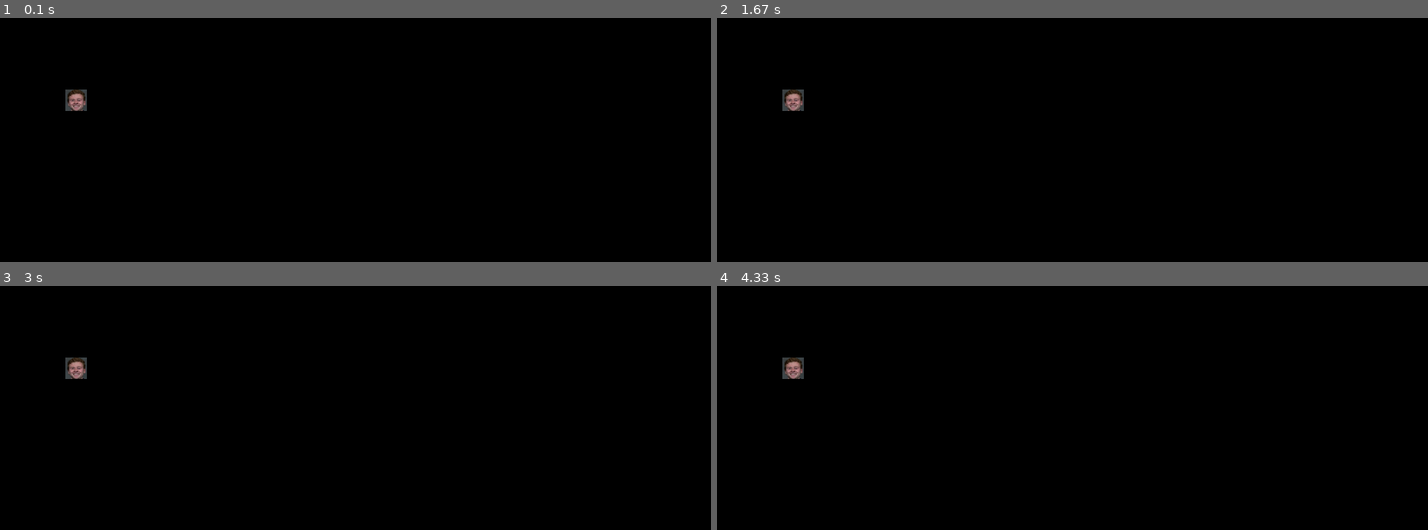
Above: before the commit, frames 1-4 (two rows, left to right).
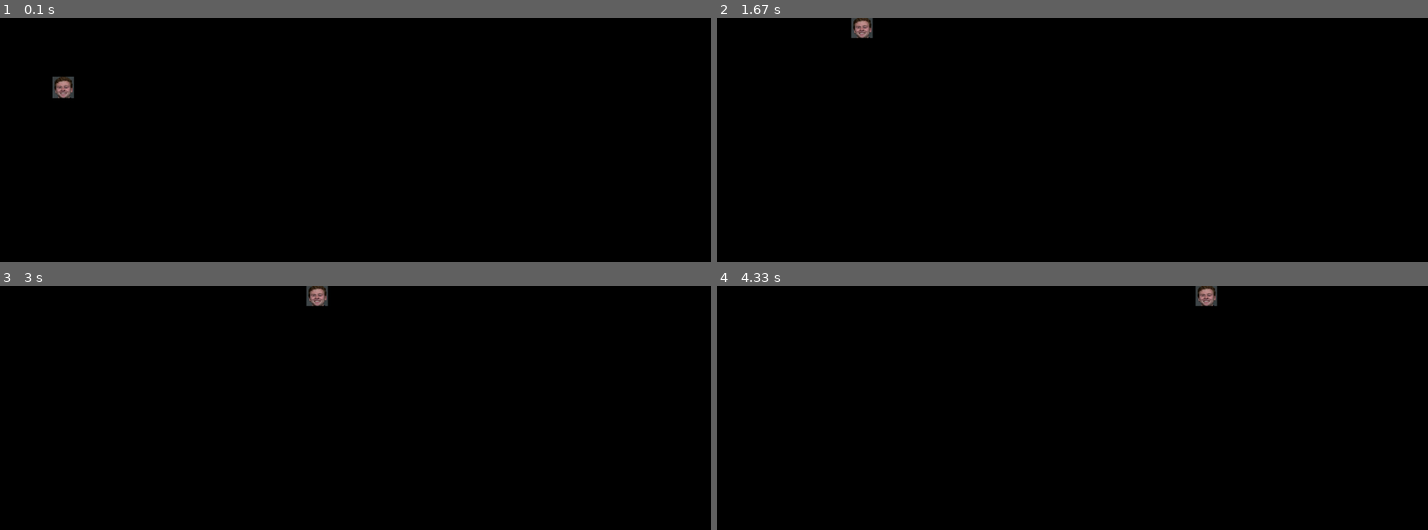
Above: after the commit, the same moments.

Repository: mmcbrien3/MLBS_FinalProject
Game: pygame game, started from src/game/main.py
Same seed, same stepped clock (60 frames per second), same inputs: the game is played once before the commit and once after it.
Inputs:
- Up to frame 1 (0.1 s): no input
- Up to frame 2 (1.67 s): no input
- Up to frame 3 (3 s): no input
- Up to frame 4 (4.33 s): no input

The runs differ from the first frame. In frame 1, 0.5% of the frame differs, in the area x 7-13%, y 24-39%; in frame 2, 0.5%; in frame 3, 0.5%, in the area x 9-47%, y 0-39%; in frame 4, 0.5%.

Commit message:
added bouncing off walls

Diff:
--- a/src/game/ball.py
+++ b/src/game/ball.py
@@ -1,9 +1,15 @@
 import pygame as pg
 import asset_getter
+import random
 
 class Ball(pg.sprite.Sprite):
 
     SIZE = (30, 30)
+    BOUNCE_LEFT = "left"
+    BOUNCE_RIGHT = "right"
+    BOUNCE_TOP = "top"
+    BOUNCE_BOTTOM = "bottom"
+
     def __init__(self):
         super().__init__()
         self.image = pg.transform.scale(pg.image.load(asset_getter.get_asset("munns.png")), self.SIZE)
@@ -11,8 +17,43 @@
         self.rect.x = 100
         self.rect.y = 100
 
+        self.velocity = [random.randint(-5, 5), random.randint(-5, 5)]
+
+    def _check_on_boundary(self):
+        if self.rect.x - 0 <= 0:
+            return self.BOUNCE_LEFT
+        if self.rect.x + self.SIZE[0] >= 1000:
+            return self.BOUNCE_RIGHT
+        if self.rect.y - 0 <= 0:
+            return self.BOUNCE_TOP
+        if self.rect.y + self.SIZE[1] >= 600:
+            return self.BOUNCE_BOTTOM
+
+    def bounce(self, collider_velocity, type):
+        dx = collider_velocity[0]
+        dy = collider_velocity[1]
+        if type == self.BOUNCE_TOP:
+            dx += self.velocity[0]
+            dy += -self.velocity[1]
+        elif type == self.BOUNCE_BOTTOM:
+            dx += self.velocity[0]
+            dy += -self.velocity[1]
+        elif type == self.BOUNCE_LEFT:
+            dx += -self.velocity[0]
+            dy += self.velocity[1]
+        elif type == self.BOUNCE_RIGHT:
+            dx += -self.velocity[0]
+            dy += self.velocity[1]
+
+        self.velocity[0] = dx
+        self.velocity[1] = dy
+
     def update(self):
-        pass
+        bounce_type = self._check_on_boundary()
+        if bounce_type is not None:
+            self.bounce((0, 0), bounce_type)
+        self.rect.x += self.velocity[0]
+        self.rect.y += self.velocity[1]
 
     def set_position(self, x, y):
         self.rect.x = x
--- a/src/game/controller.py
+++ b/src/game/controller.py
@@ -24,6 +24,8 @@
         return event.type == pg.QUIT
 
     def _do_updates(self):
+        [o.update() for o in self.objects_to_render]
+
         [self.window.blit(o.image, (o.rect.x, o.rect.y)) for o in self.objects_to_render]
         pg.display.update()
 
@@ -47,5 +49,6 @@
             self.window.fill(self.BACKGROUND_COLOR)
 
             self._do_updates()
+            self.clock.tick(60)
 
         pg.quit()
